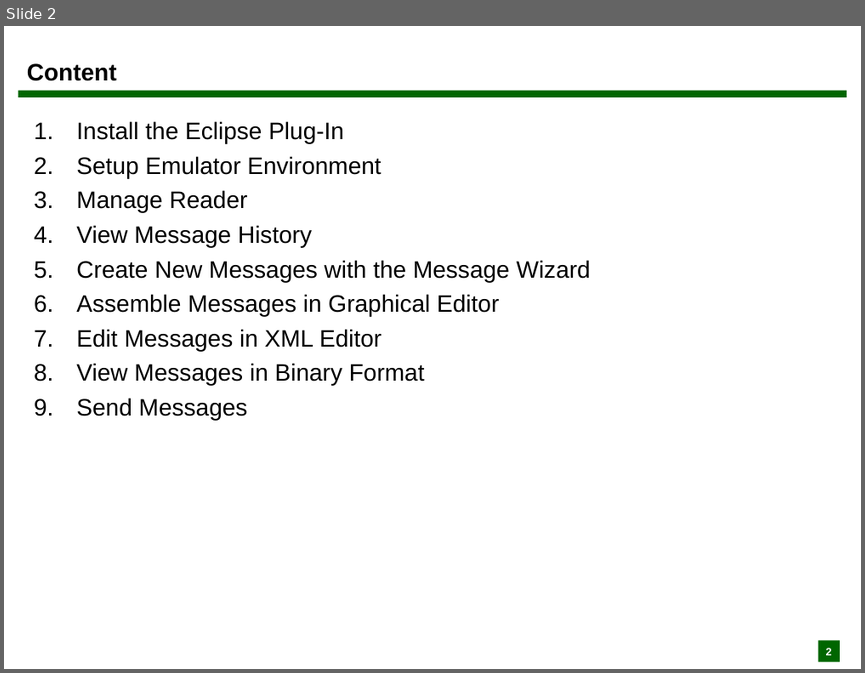
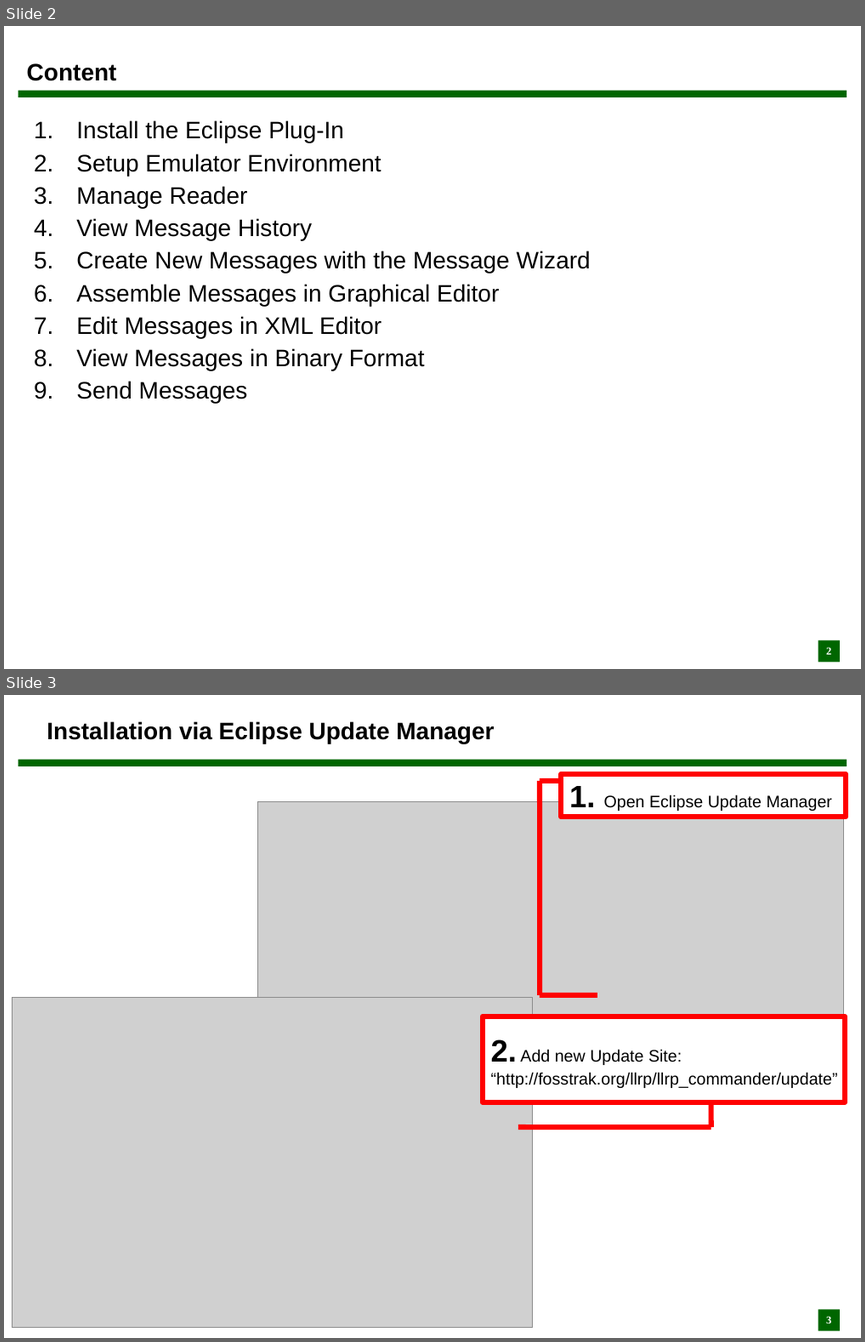
Before and after one commit to Fosstrak/fosstrak-llrp, a slide deck: src/site/resources/pdf/llrp_commander_UserGuide.ppt. Shown one above the other, each under a label of ours: slide 2 before the commit, slides 2 and 3 after it. The pictures are 865x673 and 865x1342 pixels, drawn with LibreOffice and Linux fonts; fonts in the diff are those of the drawing; grey boxes stand for pictures. Boxes give left, top, right and bottom in pixels: in the first picture for what was removed or moved away, otherwise in the second. Text is boxed around its words. In the diff, an @@ line names an element or a change of style, - is before the commit and + after.

Commit message:
- updated to describe the installation with the eclipse update manager.

```diff
--- a/src/site/resources/pdf/llrp_commander_UserGuide.ppt
+++ b/src/site/resources/pdf/llrp_commander_UserGuide.ppt
@@ slide 3 added at (4, 695, 861, 1338), background #FFFFFF; not listed: 2 template elements that a slide beside it also shows @@
@@ title added at (46, 721, 494, 743), 20 pt, text #000000, bold @@
+Installation via Eclipse Update Manager
@@ line added from (604, 781) to (540, 781), #FF0000 4.31 pt @@
@@ line added from (540, 781) to (540, 995), #FF0000 4.31 pt @@
@@ rectangle added at (561, 774, 846, 817), fill #FFFFFF, outline #FF0000 4.31 pt, 14 pt, text #000000 @@
+1. Open Eclipse Update Manager
@@ picture added at (257, 802, 844, 1033) @@
@@ picture added at (12, 998, 533, 1327) @@
@@ line added from (597, 995) to (540, 995), #FF0000 4.31 pt @@
@@ rectangle added at (482, 1016, 845, 1102), fill #FFFFFF, outline #FF0000 4.31 pt, 14 pt, text #000000 @@
+2. Add new Update Site:
+“http://fosstrak.org/llrp/llrp_commander/update”
@@ line added from (711, 1084) to (711, 1127), #FF0000 4.31 pt @@
@@ line added from (518, 1127) to (711, 1127), #FF0000 4.31 pt @@
@@ slide 2 changed as well @@
@@ text "Install the Eclipse Plug-In" at (76, 120, 590, 403): line spacing 1 to 0.93 @@
```
Also in this commit, not shown: 13 other slides changed, 1 other slide added, 1 other file.
